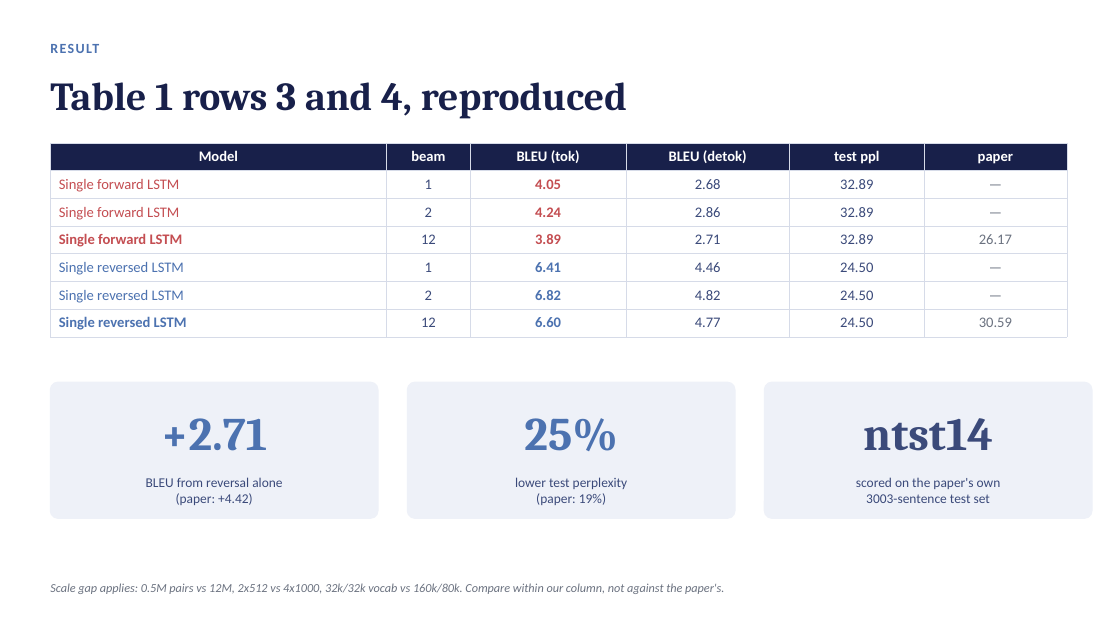
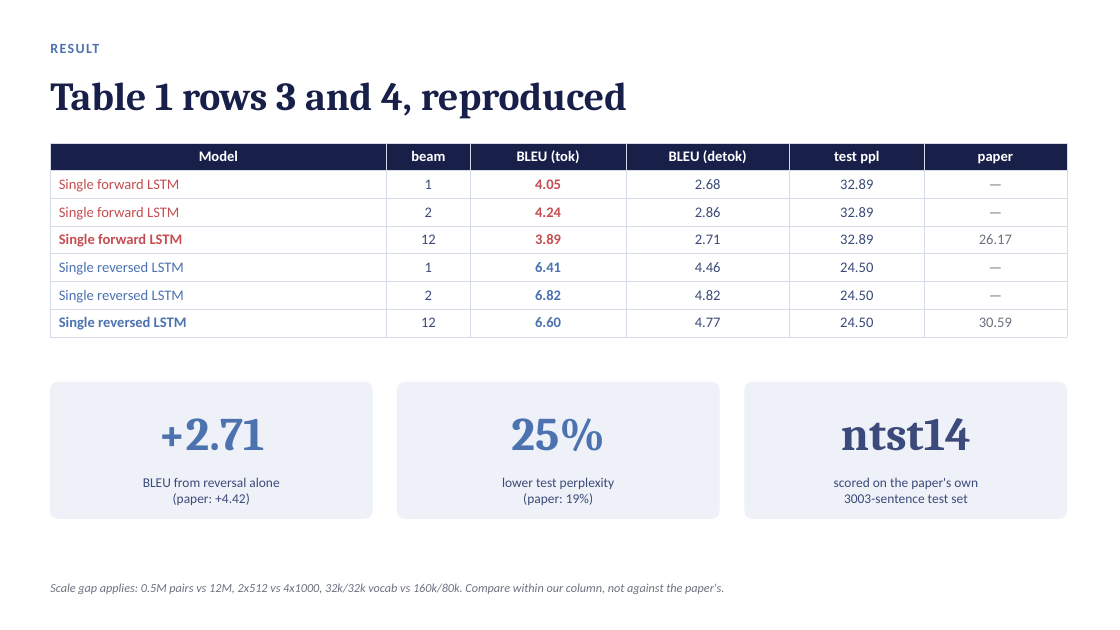
Before and after one commit to RubenS183/seq2seq-ee5180, a slide deck: slide 7 of slides/EE5180_midterm_slides.pptx. Drawn at 1120x630 pixels with LibreOffice and Linux fonts; fonts in the diff are those of the drawing. Boxes give left, top, right and bottom in pixels: in the first picture for what was removed or moved away, otherwise in the second. Text is boxed around its words. In the diff, an @@ line names an element or a change of style, - is before the commit and + after.

```diff
--- a/slides/EE5180_midterm_slides.pptx
+++ b/slides/EE5180_midterm_slides.pptx
@@ rounded rectangle: place and size @@
-rounded rectangle at [50,382,378,518]
+rounded rectangle at [50,382,372,518]
@@ rounded rectangle: place and size @@
-rounded rectangle at [408,382,735,518]
+rounded rectangle at [397,382,719,518]
@@ rounded rectangle: place and size @@
-rounded rectangle at [765,382,1092,518]
+rounded rectangle at [745,382,1067,518]
@@ text "25%": place and size @@
-text "25%" at [524,418,617,451]
+text "25%" at [511,418,604,451]
@@ text "ntst14": place and size @@
-text "ntst14" at [863,418,993,451]
+text "ntst14" at [841,418,971,451]
@@ text "lower test perplexity": place and size @@
-text "lower test perplexity" at [515,477,627,505]
+text "lower test perplexity" at [502,477,614,505]
@@ text "scored on the paper's own": place and size @@
-text "scored on the paper's own" at [856,477,1001,503]
+text "scored on the paper's own" at [834,477,978,503]
```
Also in this commit, not shown: 2 other slides changed, 1 slide added, 1 slide removed, 8 other files.
